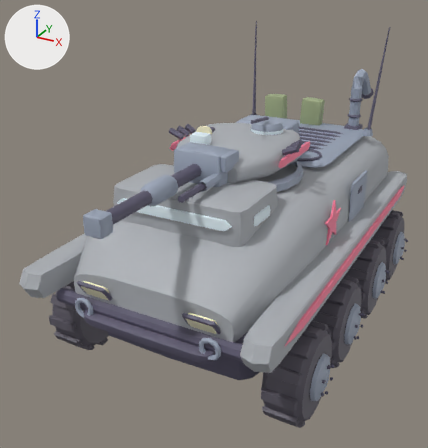
Renders of the glTF model src/assets/apc.glb from each side of a commit.
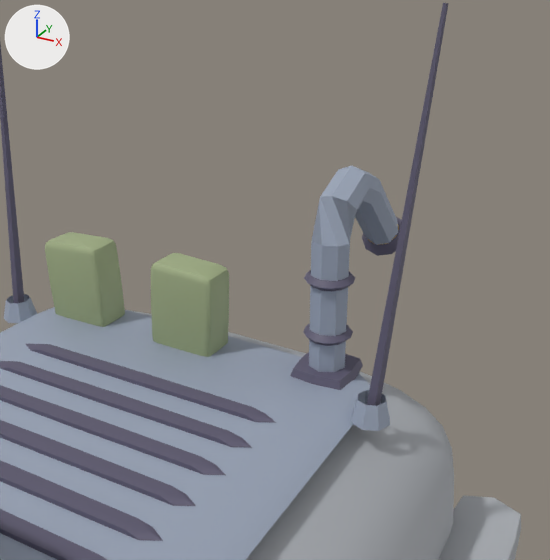
There are two pictures of each version: one whole from a 50 mm camera at (3.8, -8.2, 5.46) aimed at (-0.36, -0.64, 1.68), one close up from a 50 mm camera at (2.24, -0.48, 4.67) aimed at (0.44, 2.79, 3.04). Every picture has the same lights, and +X, +Y and +Z are marked at upper left. The first two pictures are the older version. Where no turn or scale is listed for an object, it has been applied to the vertices. Vertices at exactly the same position are counted once.

Before the edit, the objects in view are built like this:
```python
ob_can0 = bpy.data.objects.new('can0', me_can0)
ob_can0.location = (0.0, 0.0, 0.35)
ob_exhaust = bpy.data.objects.new('exhaust', me_exhaust)
ob_exhaust.location = (0.0, 0.0, 0.35)
ob_exhaustband0 = bpy.data.objects.new('exhaustBand0', me_exhaustband0)
ob_exhaustband0.location = (0.0, 0.0, 0.35)
ob_exhaustband1 = bpy.data.objects.new('exhaustBand1', me_exhaustband1)
ob_exhaustband1.location = (0.0, 0.0, 0.35)
ob_exhaustbase = bpy.data.objects.new('exhaustBase', me_exhaustbase)
ob_exhaustbase.location = (0.0, 0.0, 0.35)
ob_exhaustglow = bpy.data.objects.new('exhaustGlow', me_exhaustglow)
ob_exhaustglow.location = (0.0, 0.0, 0.35)
ob_exhaustmouth = bpy.data.objects.new('exhaustMouth', me_exhaustmouth)
ob_exhaustmouth.location = (0.0, 0.0, 0.35)
# also in view: 'louvre4' at (0.0, 1.27, 2.63); 'hull' at (0.0, 0.15, 1.86); 'louvre5' at (0.0, 1.05, 2.63); 'antBase1' at (1.15, 2.45, 2.65); 'ant-1' at (-1.2, 2.57, 3.53)
```
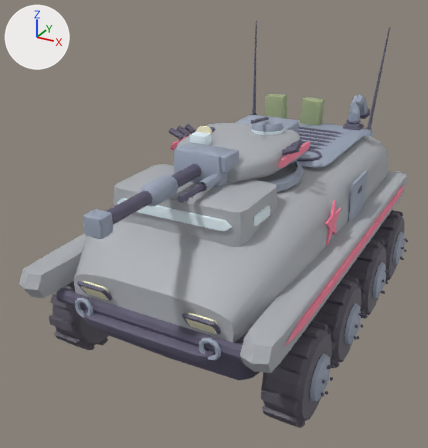
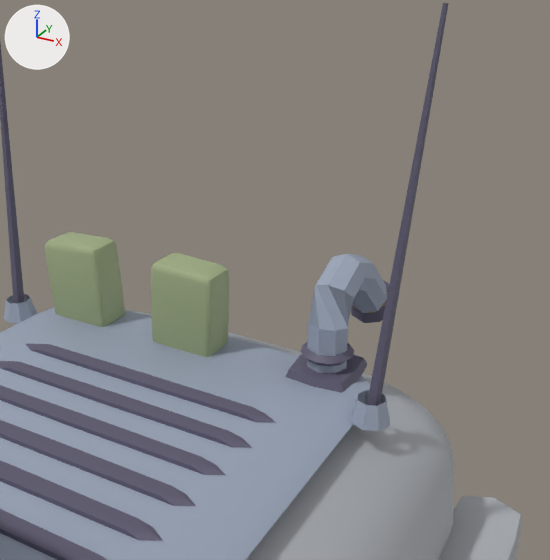
Pixel boxes [x1, y1, x2, y2] of what changed, in the close-ups (550 x 560 px):
'exhaust', reshaped (10% narrower, 42% shorter)
    before: [309, 166, 398, 372]
    after: [307, 254, 387, 373]
'exhaustBase', rescaled (12% wider)
    before: [290, 352, 363, 390]
    after: [285, 354, 367, 393]
'exhaustMouth', reshaped
    before: [362, 217, 402, 256]
    after: [351, 279, 389, 323]
'exhaustBand', added
    after: [301, 341, 354, 366]
'exhaustBand1', deleted
    before: [304, 270, 355, 292]
'exhaustBand0', deleted
    before: [303, 323, 353, 346]
'exhaustGlow', reshaped (mostly hidden)
    before: [368, 225, 399, 245]
    after: [354, 289, 388, 313]

The change, as a diff of the scene's bpy script:
```diff
--- a/src/assets/apc.glb.py
+++ b/src/assets/apc.glb.py
@@ me_exhaust @@
 # used by ob_exhaust; location = (0.0, 0.0, 0.35)
-me_exhaust.from_pydata(...)  # 48 vertices, 92 faces; spans x 0.7..0.9, y 2.6..3.464, z 2.26..3.33
+me_exhaust.from_pydata(...)  # 48 vertices, 92 faces; spans x 0.69..0.91, y 2.59..3.331, z 2.26..2.87
+# me_exhaust part 1: 48 of 48 vertices moved; they spanned x 0.7..0.9, y 2.6..3.464, z 2.26..3.33 and now span x 0.69..0.91, y 2.59..3.331, z 2.26..2.87; mean shift (0.0, -0.033, -0.368)
 me_exhaust.materials.append(mat_steel)
@@ me_exhaustbase @@
 # used by ob_exhaustbase; location = (0.0, 0.0, 0.35)
-me_exhaustbase.from_pydata(...)  # 26 vertices, 48 faces; spans x 0.64..0.96, y 2.54..2.86, z 2.23..2.33
+me_exhaustbase.from_pydata(...)  # 26 vertices, 48 faces; spans x 0.62..0.98, y 2.52..2.88, z 2.23..2.33
+# me_exhaustbase part 2: the whole mesh is scaled about its middle by (1.12, 1.12, 1)
 me_exhaustbase.materials.append(mat_dark)
@@ me_exhaustglow @@
 # used by ob_exhaustglow; location = (0.0, 0.0, 0.35)
-me_exhaustglow.from_pydata(...)  # 48 vertices, 96 faces; spans x 0.693..0.907, y 3.361..3.512, z 2.729..2.881
+me_exhaustglow.from_pydata(...)  # 48 vertices, 96 faces; spans x 0.683..0.917, y 3.213..3.379, z 2.364..2.53
+# me_exhaustglow part 3: 48 of 48 vertices moved; they spanned x 0.693..0.907, y 3.361..3.512, z 2.729..2.881 and now span x 0.683..0.917, y 3.213..3.379, z 2.364..2.53; mean shift (0.0, -0.14, -0.358)
 me_exhaustglow.materials.append(mat_hot)
@@ me_exhaustmouth @@
 # used by ob_exhaustmouth; location = (0.0, 0.0, 0.35)
-me_exhaustmouth.from_pydata(...)  # 30 vertices, 40 faces; spans x 0.672..0.928, y 3.323..3.546, z 2.695..2.918
+me_exhaustmouth.from_pydata(...)  # 30 vertices, 40 faces; spans x 0.662..0.938, y 3.176..3.413, z 2.33..2.567
+# me_exhaustmouth part 4: 30 of 30 vertices moved; they spanned x 0.672..0.928, y 3.323..3.546, z 2.695..2.918 and now span x 0.662..0.938, y 3.176..3.413, z 2.33..2.567; mean shift (0.0, -0.14, -0.358)
 me_exhaustmouth.materials.append(mat_dark)
@@ me_exhaustband @@
+me_exhaustband.from_pydata(...)  # 48 vertices, 96 faces; spans x 0.66..0.94, y 2.56..2.84, z 2.37..2.43
+me_exhaustband.materials.append(mat_dark)  # greyish blue #5d596f
@@ ob_exhaustband0 @@
-ob_exhaustband0 = bpy.data.objects.new('exhaustBand0', me_exhaustband0)
-ob_exhaustband0.location = (0.0, 0.0, 0.35)
@@ ob_exhaustband1 @@
-ob_exhaustband1 = bpy.data.objects.new('exhaustBand1', me_exhaustband1)
-ob_exhaustband1.location = (0.0, 0.0, 0.35)
@@ ob_exhaustband @@
+ob_exhaustband = bpy.data.objects.new('exhaustBand', me_exhaustband)
+ob_exhaustband.location = (0.0, 0.0, 0.35)
```
